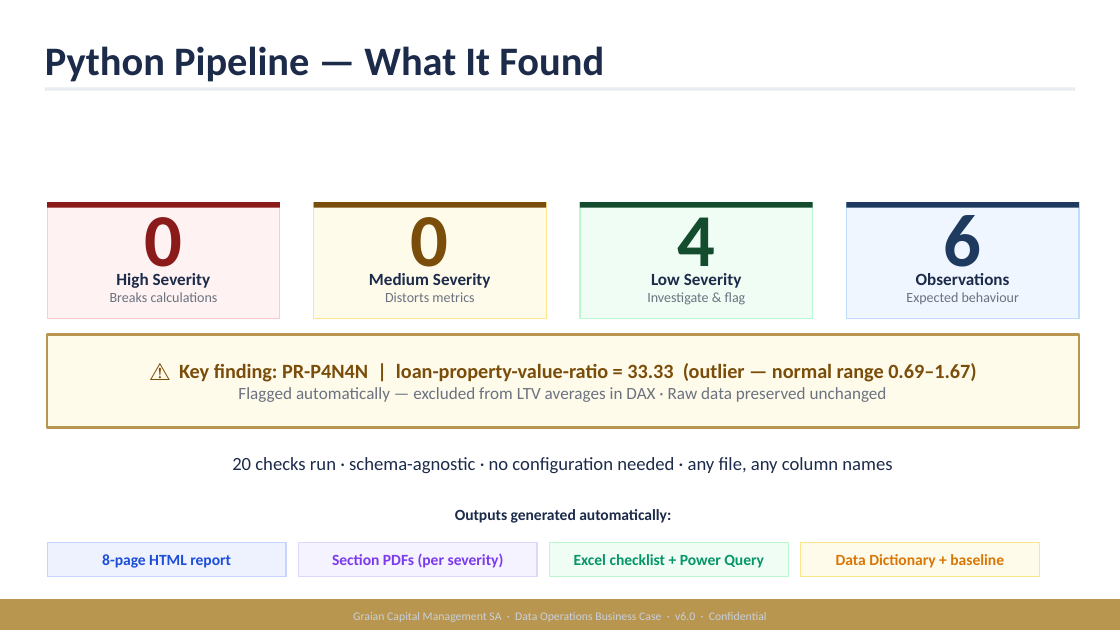
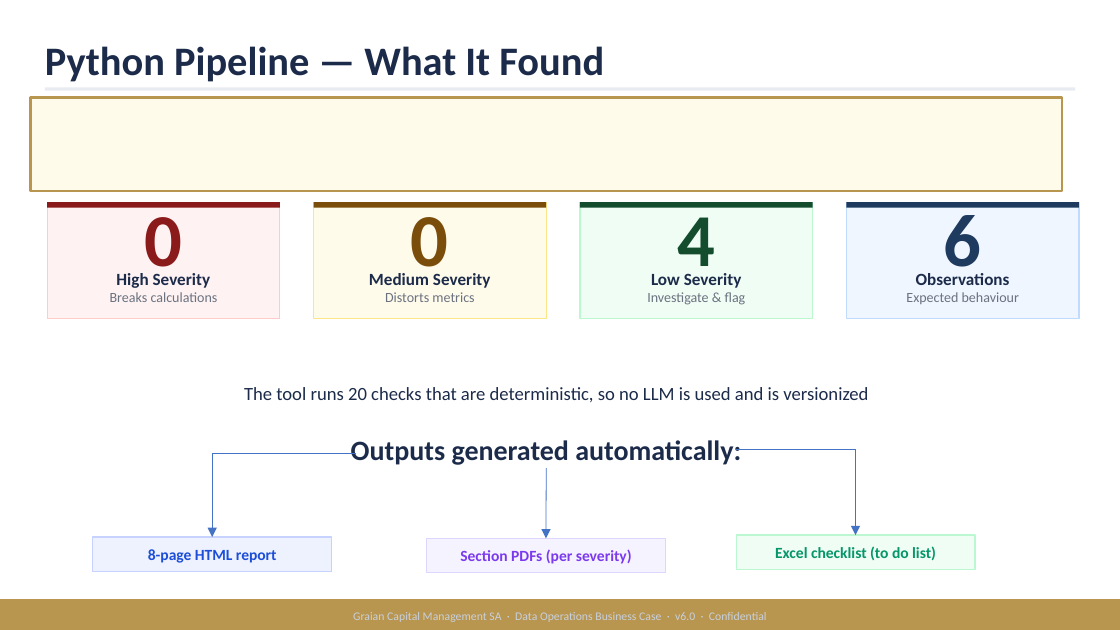
Before and after one commit to rochaadrielea/Loan-Risk-Monitoring-Platform, a slide deck: slide 14 of Graian_AdieleRochaWeisz_v7.pptx (slide 13 before the commit). Drawn at 1120x630 pixels with LibreOffice and Linux fonts; fonts in the diff are those of the drawing. Boxes give left, top, right and bottom in pixels: in the first picture for what was removed or moved away, otherwise in the second. Text is boxed around its words. In the diff, an @@ line names an element or a change of style, - is before the commit and + after.

Commit message:
Refactor drift detection to hardcoded schema; fix DAX docs and outlier-flag; update slides 14 and 18; add data model drawio; fix gitignore

```diff
--- a/Graian_AdieleRochaWeisz_v7.pptx
+++ b/Graian_AdieleRochaWeisz_v7.pptx
@@ rectangle: place and size @@
-rectangle at box(47, 335, 1079, 428)
+rectangle at box(30, 97, 1062, 190)
@@ text removed at box(179, 363, 976, 402) @@
-⚠️ Key finding: PR-P4N4N | loan-property-value-ratio = 33.33 (outlier — normal range 0.69–1.67)
-Flagged automatically — excluded from LTV averages in DAX · Raw data preserved unchanged
@@ text at box(244, 387, 868, 402): text changed @@
-20 checks run · schema-agnostic · no configuration needed · any file, any column names
+The tool runs 20 checks that are deterministic, so no LLM is used and is versionized
@@ text "Outputs generated automatically:": place and size @@
-text "Outputs generated automatically:" at box(455, 509, 671, 523)
+text "Outputs generated automatically:" at box(351, 440, 741, 465)
@@ text "Outputs generated automatically:" at box(351, 440, 741, 465): size 10 to 18 pt @@
@@ elbow arrow added from (356, 454) to (212, 538), #4472C4 0.5 pt @@
@@ arrow added from (547, 468) to (545, 539), #4472C4 0.5 pt @@
@@ elbow arrow added from (736, 450) to (856, 535), #4472C4 0.5 pt @@
@@ rectangle "8-page HTML report": place and size @@
-rectangle "8-page HTML report" at box(47, 542, 286, 577)
+rectangle "8-page HTML report" at box(93, 538, 332, 572)
@@ rectangle "Section PDFs (per severity)": place and size @@
-rectangle "Section PDFs (per severity)" at box(298, 542, 536, 577)
+rectangle "Section PDFs (per severity)" at box(427, 539, 665, 573)
@@ rectangle "Excel checklist (to do list)": place and size @@
-rectangle "Excel checklist (to do list)" at box(549, 542, 787, 577)
+rectangle "Excel checklist (to do list)" at box(736, 535, 974, 570)
@@ text in rectangle at box(775, 546, 936, 560): text changed @@
-Excel checklist + Power Query
+Excel checklist (to do list)
@@ rectangle removed at box(801, 542, 1039, 577) @@
-Data Dictionary + baseline
```
Also in this commit, not shown: 4 other slides changed, 1 slide added, 2 slides removed, 3 other files.
